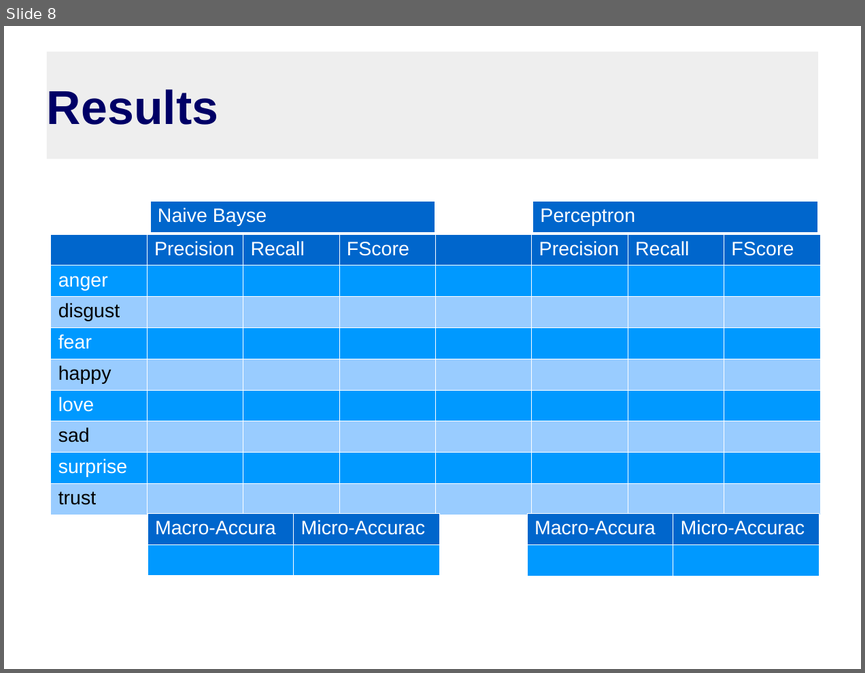
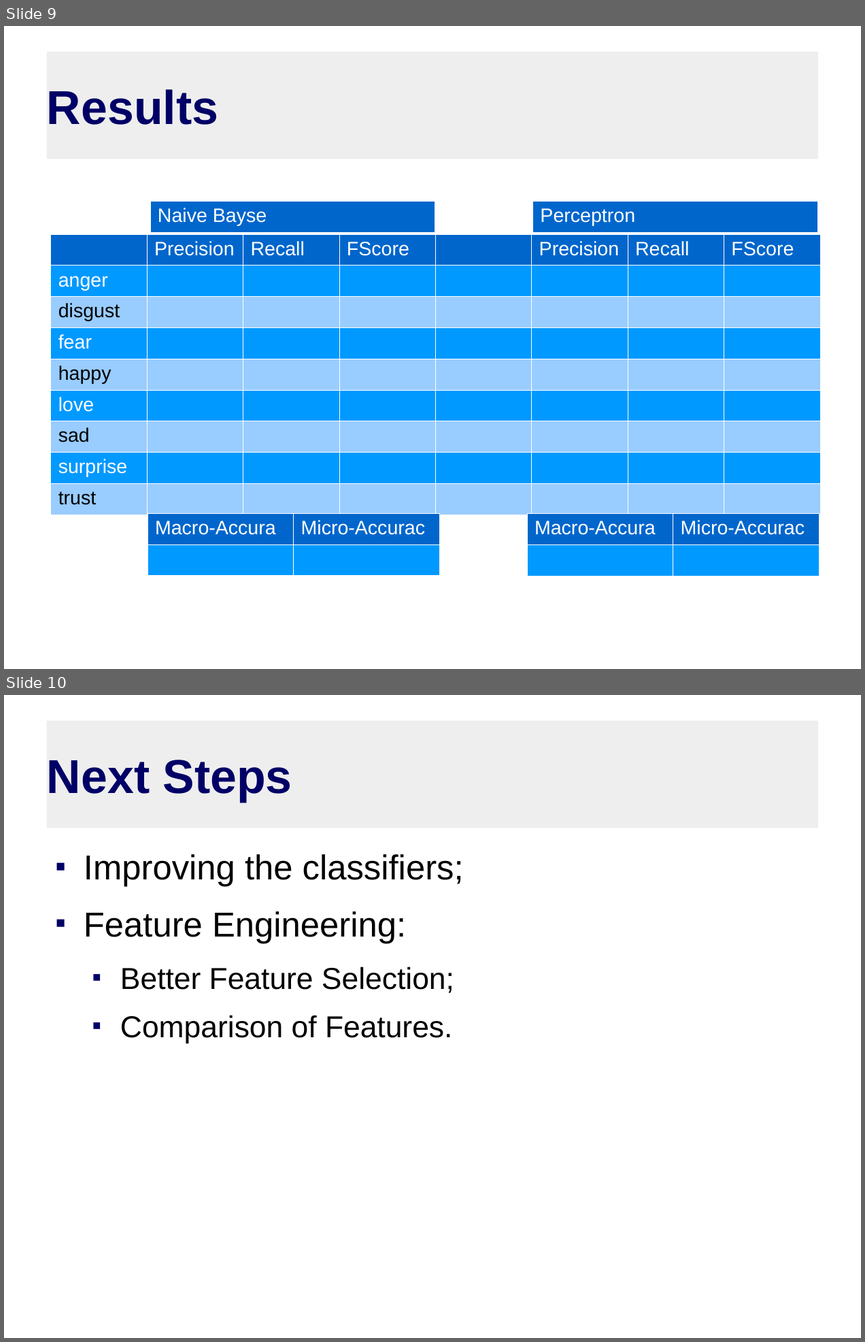
Before and after one commit to theconsummate/twitter-emotion-mining, a slide deck: PresentationTeamLab.odp. Shown one above the other, each under a label of ours: slide 8 before the commit, slides 9 and 10 after it. The pictures are 865x673 and 865x1342 pixels, drawn with LibreOffice and Linux fonts; fonts in the diff are those of the drawing. Boxes give left, top, right and bottom in pixels: in the first picture for what was removed or moved away, otherwise in the second. Text is boxed around its words. In the diff, an @@ line names an element or a change of style, - is before the commit and + after.

```diff
--- a/PresentationTeamLab.odp
+++ b/PresentationTeamLab.odp
@@ slide 10 added at bbox=[4, 695, 861, 1338], background #FFFFFF @@
@@ title added at bbox=[47, 721, 818, 828], fill #EEEEEE, 44 pt, text #000066, bold @@
+Next Steps
@@ text added at bbox=[84, 854, 464, 1044], 28 pt, text #000000 @@
+■ Improving the classifiers;
+■ Feature Engineering:
+  ■ Better Feature Selection;
+  ■ Comparison of Features.
@@ what was slide 8 is now slide 9 @@
```
Also in this commit, not shown: 2 slides changed, 5 other slides added, 5 slides removed.
